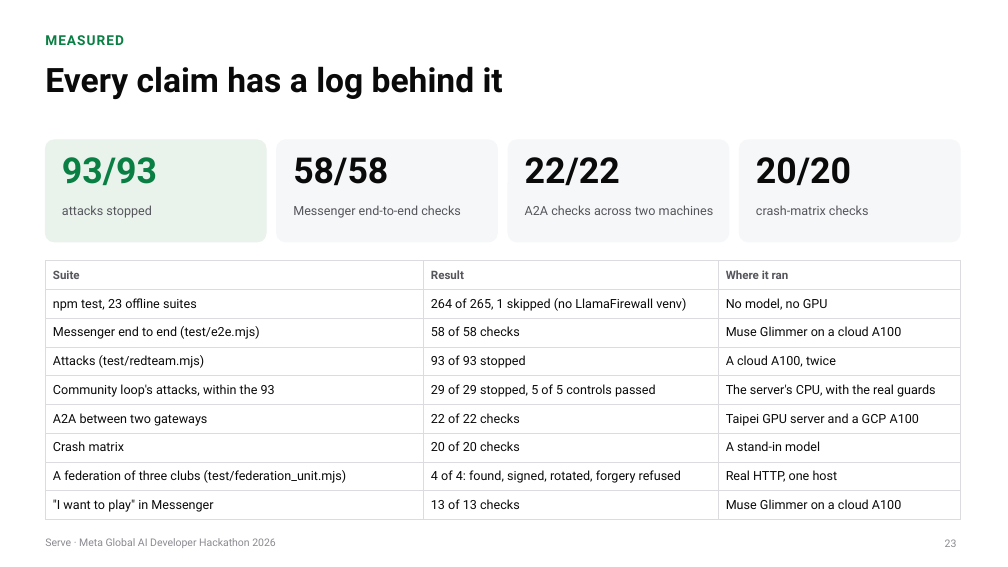
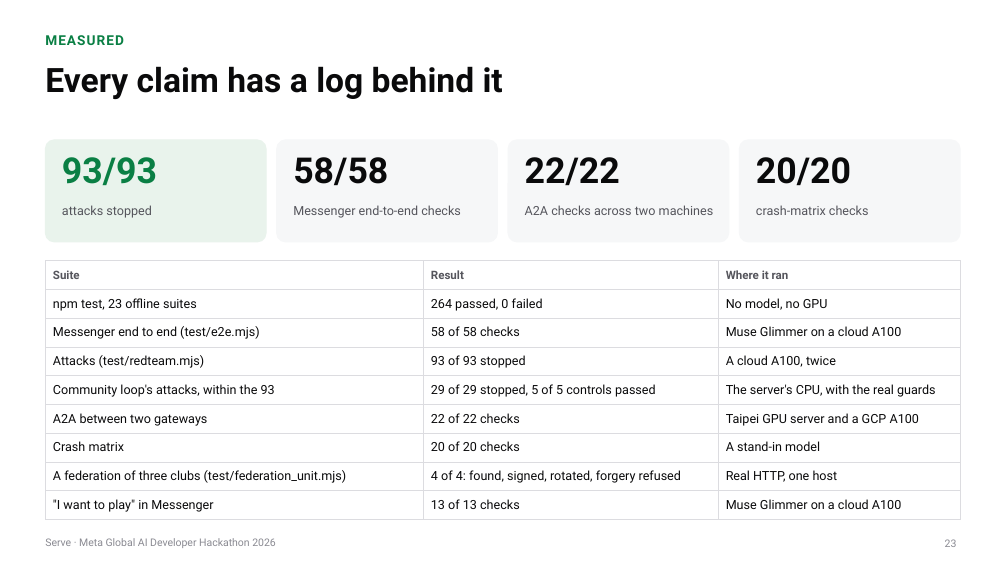
Before and after one commit to gino6178/serve-meta-hackathon, a slide deck: slide 23 of video/deck/Serve_Meta_deck.pptx. Drawn at 1008x567 pixels with LibreOffice and Linux fonts; fonts in the diff are those of the drawing. Boxes give left, top, right and bottom in pixels: in the first picture for what was removed or moved away, otherwise in the second. Text is boxed around its words. In the diff, an @@ line names an element or a change of style, - is before the commit and + after.

```diff
--- a/video/deck/Serve_Meta_deck.pptx
+++ b/video/deck/Serve_Meta_deck.pptx
@@ table at box(45, 261, 960, 516) @@
-row 2, column 2: 264 of 265, 1 skipped (no LlamaFirewall venv)
+row 2, column 2: 264 passed, 0 failed
```
Also in this commit, not shown: 1 other slide changed, 4 other files.
